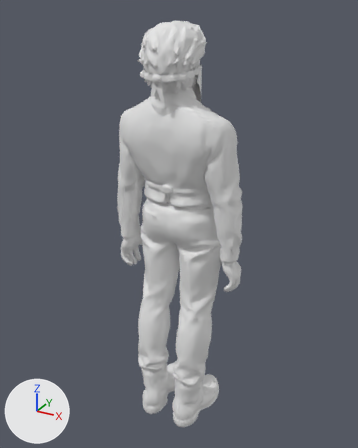
One commit to the glTF model assets/people/bold_cowboy_s3_talking.glb: the scene before it, then after it.
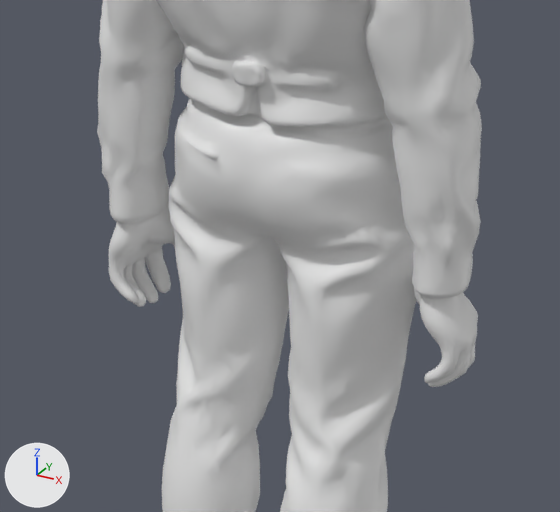
There are two pictures of each version: one whole from a 50 mm camera at (0.944, -1.695, 1.835) aimed at (-0.02, 0.057, 0.959), one close up on the part from 24% to 75% of the width and 37% to 74% of the height. Lighting does not change. The marker at lower left points along +X, +Y and +Z. The first two pictures are the older version. Vertices at exactly the same position are counted once.

Names of what the first close-up shows: 'body_skin'.
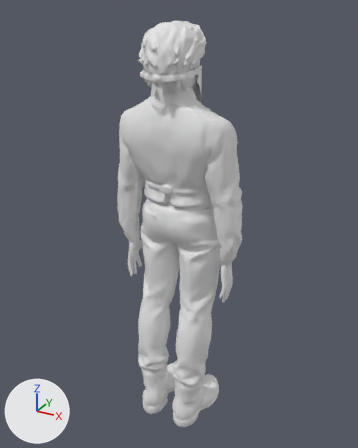
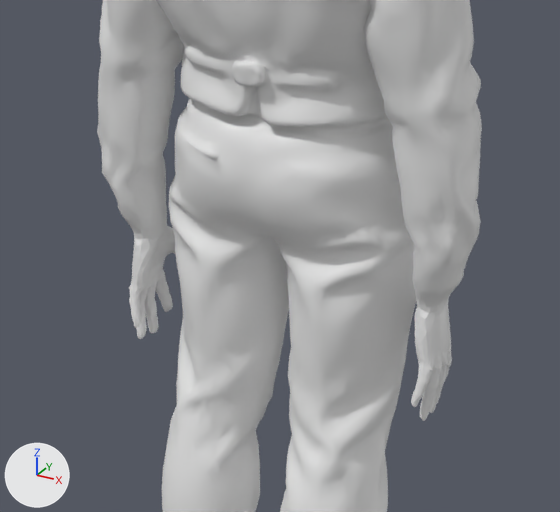
Boxes [x1, y1, x2, y2] around the edits, measured in the close-ups (560 x 512 px):
part 1 of me_body_skin, cut back
    before: [413, 254, 478, 387]
    after: [411, 254, 470, 421]
part 2 of me_body_skin, reshaped
    before: [108, 185, 175, 307]
    after: [114, 191, 175, 339]

The change, as a list of edits to the scene's bpy script:
```text
Change me_body_skin:
    used by ob_body_skin; location = (0.0, 0.0, 0.0)
    remove me_body_skin.from_pydata(...)  # 14080 vertices, 28063 faces; spans x -0.29..0.3, y -0.15..0.22, z 0.0..1.59
    add me_body_skin.from_pydata(...)  # 15953 vertices, 31801 faces; spans x -0.29..0.3, y -0.15..0.22, z 0.0..1.59
    me_body_skin part 1: 143 vertices moved from x 0.19..0.28, y -0.05..0.08, z 0.72..0.91 to x 0.19..0.28, y -0.04..0.08, z 0.72..0.91; 626 vertices removed from x 0.19..0.29, y -0.05..0.08, z 0.72..0.91; 1568 vertices added at x 0.19..0.27, y -0.04..0.09, z 0.67..0.91
    me_body_skin part 2: 146 vertices moved from x -0.28..-0.2, y -0.05..0.09, z 0.71..0.92 to x -0.27..-0.2, y -0.04..0.08, z 0.71..0.92; 604 vertices removed from x -0.29..-0.19, y -0.05..0.09, z 0.72..0.92; 1535 vertices added at x -0.27..-0.19, y -0.04..0.09, z 0.67..0.92
```
